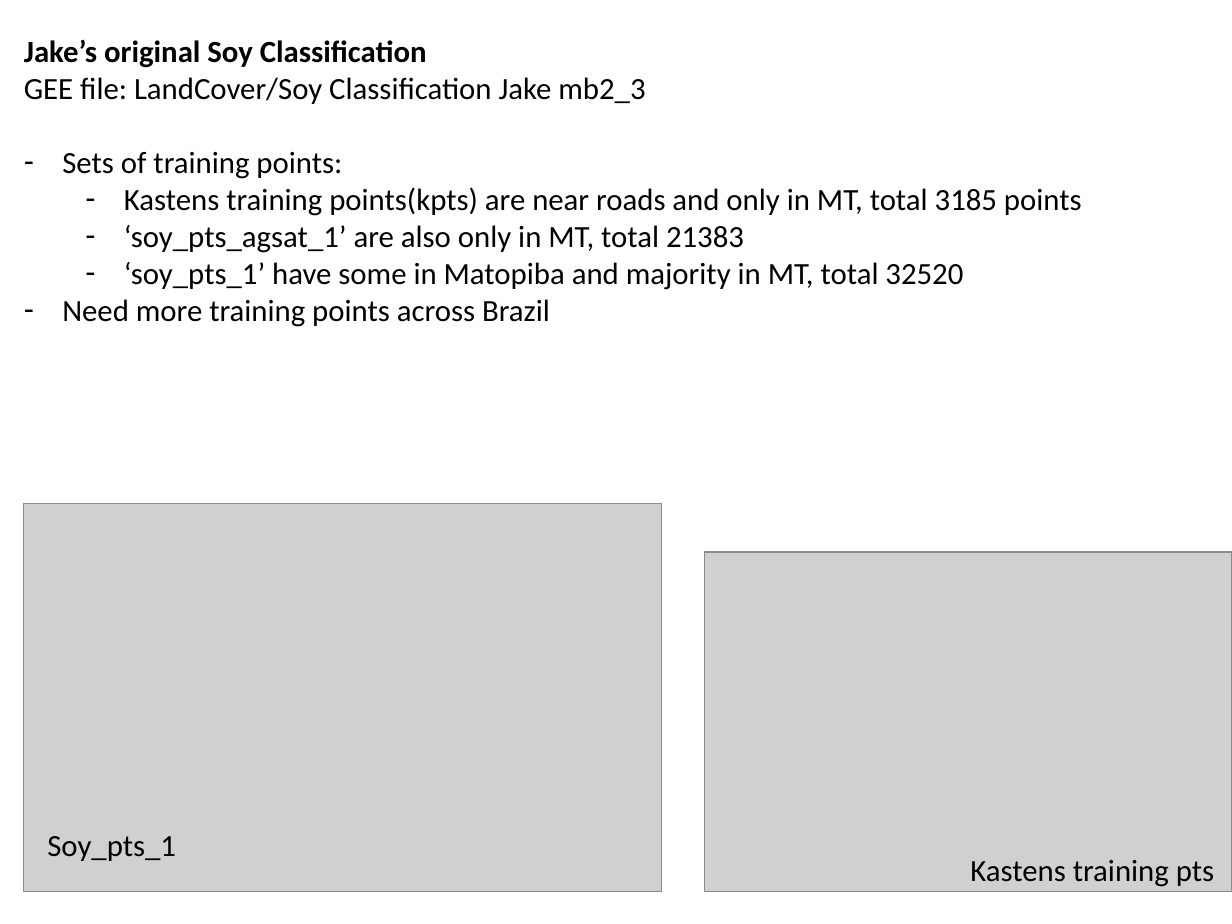
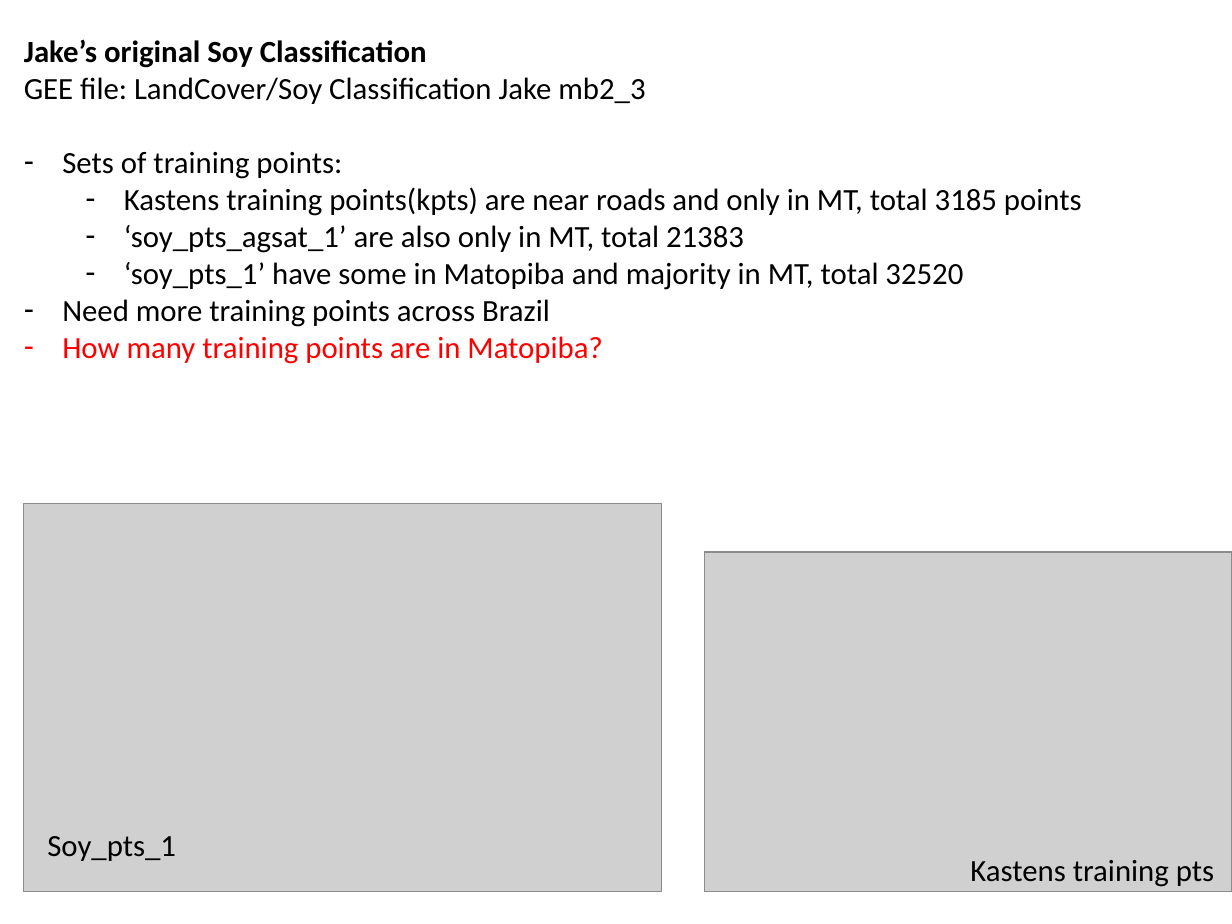
Before and after one commit to minghui-zhang/Meeting, a slide deck: slide 4 of January 19 2019.pptx. Drawn at 1232x924 pixels with LibreOffice and Linux fonts; fonts in the diff are those of the drawing; grey boxes stand for pictures. Boxes give left, top, right and bottom in pixels: in the first picture for what was removed or moved away, otherwise in the second. Text is boxed around its words. In the diff, an @@ line names an element or a change of style, - is before the commit and + after.

```diff
--- a/January 19 2019.pptx
+++ b/January 19 2019.pptx
@@ text at bbox=[62, 336, 602, 364]: paragraph added @@
+– How many training points are in Matopiba?
```
Also in this commit, not shown: 3 other slides changed, 2 slides added.
